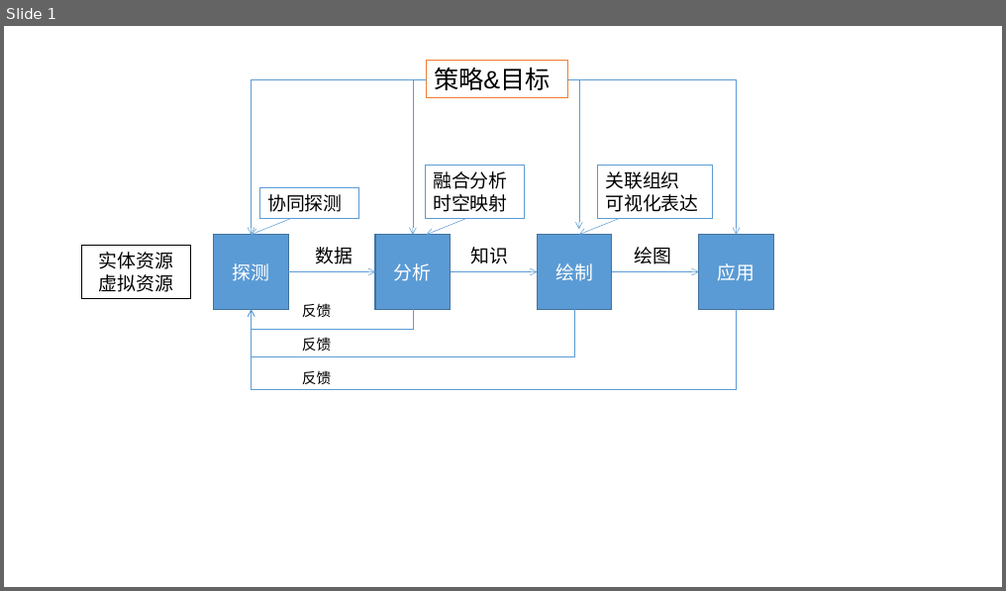
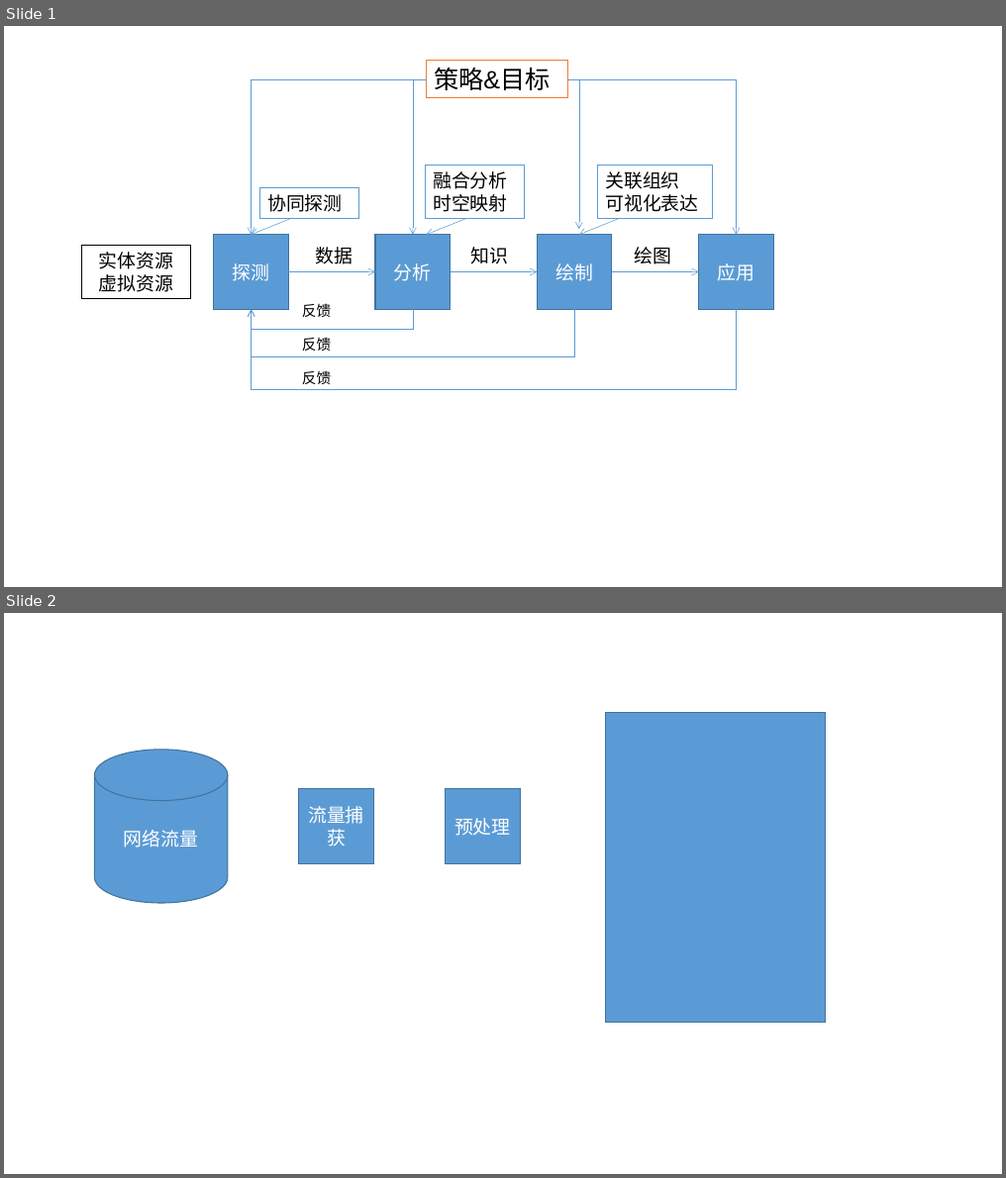
Before and after one commit to KATEhuang920909/AttackAndDefense, a slide deck: 反测绘/绘图相关.pptx. Shown one above the other, each under a label of ours: slide 1 before the commit, slides 1 and 2 after it. The pictures are 1006x591 and 1006x1178 pixels, drawn with LibreOffice and Linux fonts; fonts in the diff are those of the drawing. Boxes give left, top, right and bottom in pixels: in the first picture for what was removed or moved away, otherwise in the second. Text is boxed around its words. In the diff, an @@ line names an element or a change of style, - is before the commit and + after.

```diff
--- a/反测绘/绘图相关.pptx
+++ b/反测绘/绘图相关.pptx
@@ slide 2 added at (4, 613, 1002, 1174), background #FFFFFF @@
@@ rectangle added at (606, 713, 826, 1023), fill #5B9BD5, outline #43739E 1 pt @@
@@ cylinder added at (94, 750, 228, 903), fill #5B9BD5, outline #43739E 1 pt, 18 pt, text #FFFFFF @@
+网络流量
@@ rectangle added at (298, 788, 374, 863), fill #5B9BD5, outline #43739E 1 pt, 18 pt, text #FFFFFF @@
+流量捕获
@@ rectangle added at (445, 788, 521, 863), fill #5B9BD5, outline #43739E 1 pt, 18 pt, text #FFFFFF @@
+预处理
```
Also in this commit, not shown: 1 other slide added, 2 other files.
